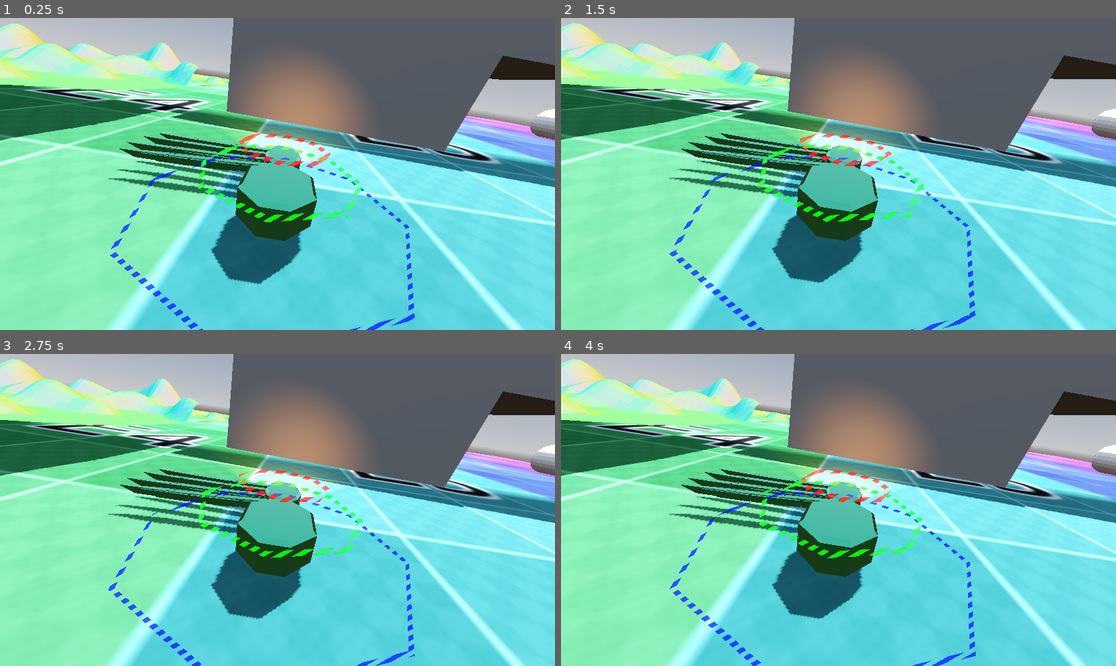
Above: before the commit, frames 1-4 (two rows, left to right).
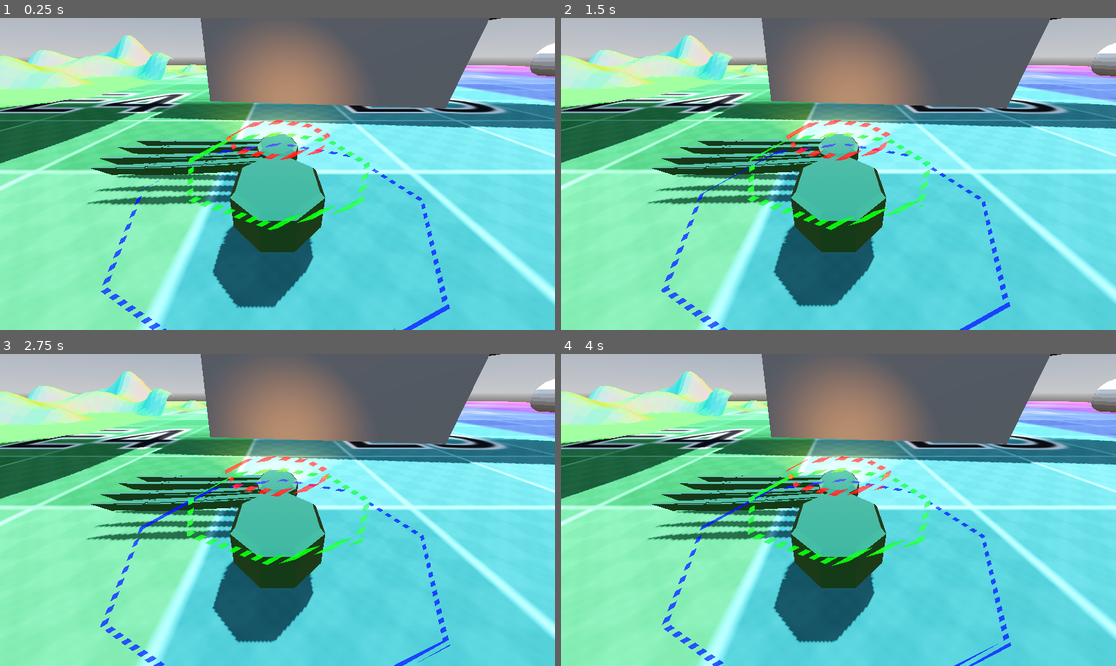
Above: after the commit, the same moments.

Repository: TeamName-FIOLTR/godotTrainJam
Game: Godot game, scene res://scenes/testTerrain/terrain.tscn
The game is run twice, just before and just after one commit, with the same random seed, the same clock (stepped at 60 frames per second) and the same inputs.
Inputs:
- Up to frame 1 (0.25 s): no input
- Up to frame 2 (1.5 s): no input
- Up to frame 3 (2.75 s): no input
- Up to frame 4 (4 s): no input

The runs differ from the first frame. In frame 1, 46% of the frame differs, in the area x 0-100%, y 0-100%; in frame 2, 46%; in frame 3, 46%; in frame 4, 45%.

Commit message:
fixed rotation

Diff:
--- a/project.godot
+++ b/project.godot
@@ -47,6 +47,41 @@
 "events": [Object(InputEventJoypadMotion,"resource_local_to_scene":false,"resource_name":"","device":-1,"axis":2,"axis_value":-1.0,"script":null)
 ]
 }
+camera_left={
+"deadzone": 0.5,
+"events": [Object(InputEventJoypadButton,"resource_local_to_scene":false,"resource_name":"","device":-1,"button_index":9,"pressure":0.0,"pressed":true,"script":null)
+]
+}
+camera_right={
+"deadzone": 0.5,
+"events": [Object(InputEventJoypadButton,"resource_local_to_scene":false,"resource_name":"","device":-1,"button_index":10,"pressure":0.0,"pressed":true,"script":null)
+]
+}
+camera_up={
+"deadzone": 0.5,
+"events": [Object(InputEventJoypadMotion,"resource_local_to_scene":false,"resource_name":"","device":-1,"axis":3,"axis_value":-1.0,"script":null)
+]
+}
+camera_down={
+"deadzone": 0.5,
+"events": [Object(InputEventJoypadMotion,"resource_local_to_scene":false,"resource_name":"","device":-1,"axis":3,"axis_value":1.0,"script":null)
+]
+}
+camera_in={
+"deadzone": 0.5,
+"events": [Object(InputEventJoypadButton,"resource_local_to_scene":false,"resource_name":"","device":-1,"button_index":11,"pressure":0.0,"pressed":true,"script":null)
+]
+}
+camera_out={
+"deadzone": 0.5,
+"events": [Object(InputEventJoypadButton,"resource_local_to_scene":false,"resource_name":"","device":-1,"button_index":12,"pressure":0.0,"pressed":true,"script":null)
+]
+}
+reset_cam={
+"deadzone": 0.5,
+"events": [Object(InputEventJoypadButton,"resource_local_to_scene":false,"resource_name":"","device":-1,"button_index":8,"pressure":0.0,"pressed":true,"script":null)
+]
+}
 
 [shader_globals]
 
--- a/scenes/spidorIK/ikSpider.gd
+++ b/scenes/spidorIK/ikSpider.gd
@@ -8,6 +8,7 @@
 @export var skele  : Skeleton3D # 💀 spooky scary
 @export var targets : Node3D
 @export var raycasts : Node3D
+@export var raycast_mount : Node3D
 @export var ik : PackedScene
 
 @export var left_leg_positions : PackedVector3Array
@@ -26,6 +27,11 @@
 @export var basis_lerp_speed : float = 10
 @export var target_plane_distance : float = 0.5
 
+@export var gimbal_camera : GimbalCamera
+
+#used to rotate the spidor without interfering with the legs desired plane
+@export var spidor_rotation : Node3D
+
 var average_normal : Vector3 = Vector3.UP
 
 var velocity : Vector3
@@ -37,10 +43,15 @@
 var target_basis : Basis
 var rotation_distance : float = 0.0
 var prev_rotation_distance : float = 0.0
-var rotation_check_threshold : float = .3
+var rotation_check_threshold : float = .01
 var angular_velocity : float = 0
 
+var starting_gimbal_degrees : Vector3
+var starting_camera_distance : float
+var camera_start_tween : Tween
+
 func align_to_average_norm()->void:
+
 	#global_transform = originial_transform.looking_at(global_position + average_normal)
 	var llp = left_leg_positions
 	var rlp = right_leg_positions
@@ -133,7 +144,7 @@
 	var angle = float(i)/leg_count
 	angle = remap(angle,0,1,PI/4,2*PI)
 	var offset = leg_offset*PI
-	target.transform.origin.x = cos(angle + offset)*19 * (1 if lr == 'L' else -1)
+	target.transform.origin.x = cos(angle + offset)*19 * (1 if lr == 'L' else -1)*.8
 	target.transform.origin.z = -sin(angle + offset)*19
 
 
@@ -162,6 +173,7 @@
 # Called when the node enters the scene tree for the first time.
 func _ready():
 	originial_transform = self.global_transform
+	starting_gimbal_degrees = self.gimbal_camera.gimbal_rotation_degrees
 	left_leg_positions.resize(leg_count/2)
 	right_leg_positions.resize(leg_count/2)
 	for i in range(leg_count / 2):
@@ -170,9 +182,16 @@
 
 		#right
 		add_ik(i,"R")
+
 func sigmoid(x : float)->float:
 	var ex = exp(x)
 	return ex / (ex + 1)
+
+func reset_cam()->void:
+	if self.camera_start_tween:
+		self.camera_start_tween.kill()
+	self.camera_start_tween = self.create_tween()
+	self.camera_start_tween.tween_property(gimbal_camera,"gimbal_rotation_degrees",starting_gimbal_degrees,10/60.0)
 func _physics_process(delta):
 	var dist = get_average_distance_to_plane()
 	global_transform.origin += global_transform.basis * Vector3.UP * (target_plane_distance - dist) * delta * 5
@@ -180,17 +199,27 @@
 	velocity = prev_position - global_position
 	angular_velocity = rotation_distance - prev_rotation_distance
 	prev_position = global_position
-	if rotation_distance > rotation_check_threshold*1.2:
+	if abs(rotation_distance) > rotation_check_threshold*1.1:
 		rotation_distance = 0
-func _process(delta):
-	global_position += global_transform.basis*(Vector3(input_movement.x,0.0,input_movement.y)*delta*movement_speed)
+		prev_rotation_distance = 0
 	prev_rotation_distance = rotation_distance
 	rotation_distance += input_rotation * delta
-	target_basis = target_basis.rotated(target_basis.y,input_rotation*delta*rotation_speed)
-	var local_velocity = (global_transform.basis.inverse()*velocity).normalized()
-	raycasts.rotation.z = -(sigmoid(local_velocity.x) - 0.5)*2
-	raycasts.rotation.x = -(sigmoid(-local_velocity.z) - 0.5)*2
+	spidor_rotation.rotation.y += input_rotation*delta*rotation_speed
+
+
+	var local_velocity = (spidor_rotation.global_transform.basis.inverse()*velocity).normalized()
+	raycast_mount.rotation.z = -(sigmoid(local_velocity.x) - 0.5)*2
+	raycast_mount.rotation.x = -(sigmoid(-local_velocity.z) - 0.5)*2
+	raycasts.rotation.y = (sigmoid(80*angular_velocity)-0.5)*PI/2
+	global_position += spidor_rotation.global_transform.basis*(Vector3(input_movement.x,0.0,input_movement.y)*delta*movement_speed)
+
+func _process(delta):
+	var input_camera_vectory = 90*delta*(Input.get_vector("camera_left","camera_right","camera_up","camera_down"))
+	gimbal_camera.gimbal_rotation_degrees += Vector3(input_camera_vectory.x,input_camera_vectory.y, 0.0)
+
 func _input(event):
 	var input_vec = Input.get_vector("leftwards","rightwards","forwards","backwards")
 	input_movement = input_vec
 	input_rotation = Input.get_axis("turn_rightwards","turn_leftwards")
+	if event.is_action_pressed("reset_cam"):
+		reset_cam()
--- a/scenes/spidorIK/ikTest.tscn
+++ b/scenes/spidorIK/ikTest.tscn
@@ -3,7 +3,7 @@
 [ext_resource type="PackedScene" uid="uid://bmtcnronfxufy" path="res://assets/models/mainspiderthingig.glb" id="1_buafi"]
 [ext_resource type="Script" path="res://scenes/spidorIK/ikSpider.gd" id="1_c15jh"]
 [ext_resource type="PackedScene" uid="uid://bepaluowuy0co" path="res://scenes/spidorIK/spider_leg_selection.tscn" id="2_2uwge"]
-[ext_resource type="PackedScene" uid="uid://bwmtpcc11kyp8" path="res://raycasts.tscn" id="3_r0h5s"]
+[ext_resource type="Script" path="res://scenes/spidorIK/looking_camera.gd" id="3_8ihxf"]
 [ext_resource type="Shader" uid="uid://c1affo78f5dak" path="res://scenes/spidorIK/ughwhenmakeuniquerecursivedoesnotmakeuniquerecursivethankyougodotgameengineverycoolanduseful.tres" id="6_2unrk"]
 [ext_resource type="Shader" uid="uid://cgk0mrlo428i5" path="res://scenes/spidorIK/planetestmaterial.tres" id="6_idl1e"]
 
@@ -18,6 +18,25 @@
 emission_enabled = true
 emission = Color(1, 0.415686, 0, 1)
 emission_energy_multiplier = 7.82
+
+[sub_resource type="ShaderMaterial" id="ShaderMaterial_sb71f"]
+render_priority = 0
+shader = ExtResource("6_2unrk")
+shader_parameter/Front_Face_Color = Color(0, 0, 1, 1)
+shader_parameter/Back_Face_Color = Color(1, 0, 0, 1)
+
+[sub_resource type="PlaneMesh" id="PlaneMesh_5pv0p"]
+size = Vector2(30, 30)
+
+[sub_resource type="ShaderMaterial" id="ShaderMaterial_tpdje"]
+resource_local_to_scene = true
+render_priority = 0
+shader = ExtResource("6_idl1e")
+shader_parameter/Front_Face_Color = Color(0, 0, 1, 1)
+shader_parameter/Back_Face_Color = Color(1, 0, 0, 1)
+
+[sub_resource type="PlaneMesh" id="PlaneMesh_stuur"]
+size = Vector2(30, 30)
 
 [sub_resource type="ShaderMaterial" id="ShaderMaterial_00plw"]
 resource_local_to_scene = true
@@ -40,97 +59,97 @@
 shader_parameter/Front_Face_Color = Color(0, 0, 1, 1)
 shader_parameter/Back_Face_Color = Color(0, 0, 1, 1)
 
-[sub_resource type="ShaderMaterial" id="ShaderMaterial_sb71f"]
-render_priority = 0
-shader = ExtResource("6_2unrk")
-shader_parameter/Front_Face_Color = Color(0, 0, 1, 1)
-shader_parameter/Back_Face_Color = Color(1, 0, 0, 1)
-
-[sub_resource type="PlaneMesh" id="PlaneMesh_5pv0p"]
-size = Vector2(30, 30)
-
-[sub_resource type="ShaderMaterial" id="ShaderMaterial_tpdje"]
-resource_local_to_scene = true
-render_priority = 0
-shader = ExtResource("6_idl1e")
-shader_parameter/Front_Face_Color = Color(0, 0, 1, 1)
-shader_parameter/Back_Face_Color = Color(1, 0, 0, 1)
-
-[sub_resource type="PlaneMesh" id="PlaneMesh_stuur"]
-size = Vector2(30, 30)
-
-[node name="Spidor" type="Node3D" node_paths=PackedStringArray("skele", "targets", "raycasts")]
+[node name="Spidor" type="Node3D" node_paths=PackedStringArray("skele", "targets", "raycasts", "raycast_mount", "gimbal_camera", "spidor_rotation")]
 transform = Transform3D(1.00776, 0, 0, 0, 1.00776, 0, 0, 0, 1.00776, 0, 0, 0)
 script = ExtResource("1_c15jh")
-skele = NodePath("mainspiderthingig/Exoskeleton Rig/Skeleton3D")
-targets = NodePath("targets")
-raycasts = NodePath("raycasts")
+skele = NodePath("SpidorRotation/mainspiderthingig/Exoskeleton Rig/Skeleton3D")
+targets = NodePath("SpidorRotation/targets")
+raycasts = NodePath("SpidorRotation/RaycastMount/raycasts")
+raycast_mount = NodePath("SpidorRotation/RaycastMount")
 ik = ExtResource("2_2uwge")
 leg_count = 8
 leg_offset = 0.4
-movement_speed = 45.0
+movement_speed = 90.0
 rotation_speed = 5.0
+gimbal_camera = NodePath("SpidorRotation/cam/pitch/yaw/roll/Camera3D")
+spidor_rotation = NodePath("SpidorRotation")
 
-[node name="raycasts2" parent="." instance=ExtResource("3_r0h5s")]
+[node name="SpidorRotation" type="Node3D" parent="."]
 
-[node name="cam" type="Marker3D" parent="."]
+[node name="cam" type="Marker3D" parent="SpidorRotation"]
 transform = Transform3D(-1, 0, -8.74228e-08, 0, 1, 0, 8.74228e-08, 0, -1, 0, 0, 0)
 
-[node name="Camera3D" type="Camera3D" parent="cam"]
-transform = Transform3D(-0.97989, 0.155897, -0.0130693, 0.136131, 0.890527, 0.416039, 0.0770915, 0.409043, -0.900777, 0, 15.9609, -31.5657)
+[node name="pitch" type="Marker3D" parent="SpidorRotation/cam"]
+
+[node name="yaw" type="Marker3D" parent="SpidorRotation/cam/pitch"]
+transform = Transform3D(1, -3.55271e-15, -6.15348e-15, 0, 0.866025, -0.5, 7.10543e-15, 0.5, 0.866025, 0, 0, 0)
+
+[node name="roll" type="Marker3D" parent="SpidorRotation/cam/pitch/yaw"]
+transform = Transform3D(1, 0, -7.10543e-15, 0, 1, 0, 7.10543e-15, 0, 1, 0, 0, 0)
+
+[node name="Camera3D" type="Camera3D" parent="SpidorRotation/cam/pitch/yaw/roll" node_paths=PackedStringArray("pitch_node", "yaw_node", "roll_node")]
+transform = Transform3D(-1, 0, -8.74228e-08, 0, 1, 0, 8.74228e-08, 0, -1, 2.97366e-06, 0, -32)
 current = true
 near = 1.0
 far = 20000.0
+script = ExtResource("3_8ihxf")
+pitch_node = NodePath("../../..")
+yaw_node = NodePath("../..")
+roll_node = NodePath("..")
+camera_distance = 32.0
+gimbal_rotation_degrees = Vector3(0, 30, 0)
 
-[node name="mainspiderthingig" parent="." instance=ExtResource("1_buafi")]
+[node name="mainspiderthingig" parent="SpidorRotation" instance=ExtResource("1_buafi")]
 transform = Transform3D(1.11924, 0, 0, 0, 1.11924, 0, 0, 0, 1.11924, 0, -9.46331e-07, 1.89266e-06)
 
-[node name="8legts" parent="mainspiderthingig/Exoskeleton Rig/Skeleton3D" index="0"]
+[node name="8legts" parent="SpidorRotation/mainspiderthingig/Exoskeleton Rig/Skeleton3D" index="0"]
 surface_material_override/0 = SubResource("StandardMaterial3D_jktnt")
 surface_material_override/1 = SubResource("StandardMaterial3D_0tj7x")
 
-[node name="SpotLight3D" type="SpotLight3D" parent="mainspiderthingig"]
+[node name="SpotLight3D" type="SpotLight3D" parent="SpidorRotation/mainspiderthingig"]
 transform = Transform3D(1, 0, 0, 0, 0.965926, 0.258819, 0, -0.258819, 0.965926, 0, 3.96693, -5.47898)
 light_color = Color(1, 0.662745, 0.305882, 1)
 light_energy = 99.0
 spot_range = 69.1276
 spot_angle = 40.8798
 
-[node name="targets" type="Node3D" parent="."]
+[node name="targets" type="Node3D" parent="SpidorRotation"]
 top_level = true
 
-[node name="raycasts" type="Node3D" parent="."]
-
-[node name="CSGTorus3D" type="CSGTorus3D" parent="raycasts"]
-transform = Transform3D(1, 0, 0, 0, 1, 0, 0, 0, 1, 0, 6.24593, 0)
-material_override = SubResource("ShaderMaterial_00plw")
-inner_radius = 6.80323
-outer_radius = 7.49025
-
-[node name="CSGTorus3D2" type="CSGTorus3D" parent="raycasts"]
-transform = Transform3D(0.998687, 0, -0.0512205, 0, 1, 0, 0.0512205, 0, 0.998687, 0, 2.03156, 0)
-material_override = SubResource("ShaderMaterial_e1nnx")
-inner_radius = 13.0583
-outer_radius = 13.8333
-
-[node name="CSGTorus3D3" type="CSGTorus3D" parent="raycasts"]
-transform = Transform3D(0.998687, 0, -0.0512205, 0, 1, 0, 0.0512205, 0, 0.998687, 0, -4.28315, 0)
-material_override = SubResource("ShaderMaterial_qaq5v")
-inner_radius = 23.2733
-outer_radius = 23.852
-
-[node name="TestPlane" type="Marker3D" parent="."]
+[node name="TestPlane" type="Marker3D" parent="SpidorRotation"]
 visible = false
 
-[node name="NotTestPlaneDontAsk" type="CSGMesh3D" parent="TestPlane"]
+[node name="NotTestPlaneDontAsk" type="CSGMesh3D" parent="SpidorRotation/TestPlane"]
 layers = 31
 sorting_offset = 100000.0
 sorting_use_aabb_center = false
 material_override = SubResource("ShaderMaterial_sb71f")
 mesh = SubResource("PlaneMesh_5pv0p")
 
-[node name="CSGMesh3D" type="CSGMesh3D" parent="TestPlane"]
+[node name="CSGMesh3D" type="CSGMesh3D" parent="SpidorRotation/TestPlane"]
 material_override = SubResource("ShaderMaterial_tpdje")
 mesh = SubResource("PlaneMesh_stuur")
 
-[editable path="mainspiderthingig"]
+[node name="RaycastMount" type="Node3D" parent="SpidorRotation"]
+
+[node name="raycasts" type="Node3D" parent="SpidorRotation/RaycastMount"]
+
+[node name="CSGTorus3D" type="CSGTorus3D" parent="SpidorRotation/RaycastMount/raycasts"]
+transform = Transform3D(1, 0, 0, 0, 1, 0, 0, 0, 1, 0, 6.24593, 0)
+material_override = SubResource("ShaderMaterial_00plw")
+inner_radius = 6.80323
+outer_radius = 7.49025
+
+[node name="CSGTorus3D2" type="CSGTorus3D" parent="SpidorRotation/RaycastMount/raycasts"]
+transform = Transform3D(0.998687, 0, -0.0512205, 0, 1, 0, 0.0512205, 0, 0.998687, 0, 2.03156, 0)
+material_override = SubResource("ShaderMaterial_e1nnx")
+inner_radius = 13.0583
+outer_radius = 13.8333
+
+[node name="CSGTorus3D3" type="CSGTorus3D" parent="SpidorRotation/RaycastMount/raycasts"]
+transform = Transform3D(0.998687, 0, -0.0512205, 0, 1, 0, 0.0512205, 0, 0.998687, 0, -4.28315, 0)
+material_override = SubResource("ShaderMaterial_qaq5v")
+inner_radius = 23.2733
+outer_radius = 23.852
+
+[editable path="SpidorRotation/mainspiderthingig"]
--- /dev/null
+++ b/scenes/spidorIK/looking_camera.gd
@@ -0,0 +1,34 @@
+@tool
+extends Camera3D
+class_name GimbalCamera
+
+@export var pitch_node : Node3D
+@export var yaw_node : Node3D
+@export var roll_node : Node3D
+@export var camera_distance : float = 30:
+	set(n_distance):
+		camera_distance = n_distance
+		if not self.is_inside_tree(): await self.ready
+		update_gimbal_rotation()
+@export var gimbal_rotation_degrees : Vector3 = Vector3.ZERO:
+	set(n_degrees):
+		gimbal_rotation_degrees = n_degrees
+		if not self.is_inside_tree(): await self.ready
+		update_gimbal_rotation()
+
+
+
+func update_gimbal_rotation():
+	pitch_node.rotation_degrees.y = gimbal_rotation_degrees.x
+	yaw_node.rotation_degrees.x = gimbal_rotation_degrees.y
+	roll_node.rotation_degrees.z = gimbal_rotation_degrees.z
+	self.position.z = -camera_distance
+# Called when the node enters the scene tree for the first time.
+func _ready():
+	pass # Replace with function body.
+
+
+# Called every frame. 'delta' is the elapsed time since the previous frame.
+func _process(delta):
+	delta = delta
+	pass
--- a/scenes/spidorIK/spidorIK.gd
+++ b/scenes/spidorIK/spidorIK.gd
@@ -75,15 +75,13 @@
 		can_move = false
 		moving_leg_count -= 1
 	if can_move:
-		print(spidor.rotation_speed)
 		var speed = spidor.velocity.length()
 		var speed_bonus = (clamp(remap( ( spidor.global_position - ik_target.global_position - spidor.velocity).length_squared(),100,800,0,1.5)-.5,0,1))
 
 		speed_bonus = 0
-		print(speed_bonus)
 		leg_step_time += delta*step_speed*(
 			clamp(speed,0,300) +
-			clamp(abs(8*spidor.angular_velocity),0,0.5)
+			clamp(abs(32*spidor.angular_velocity),0,300)
 		)*(1+speed_bonus)
 		leg_step_time = clamp(leg_step_time,0,1)
 		ik_target.global_position = lerp(old_target_position,new_target_position,leg_step_time)
